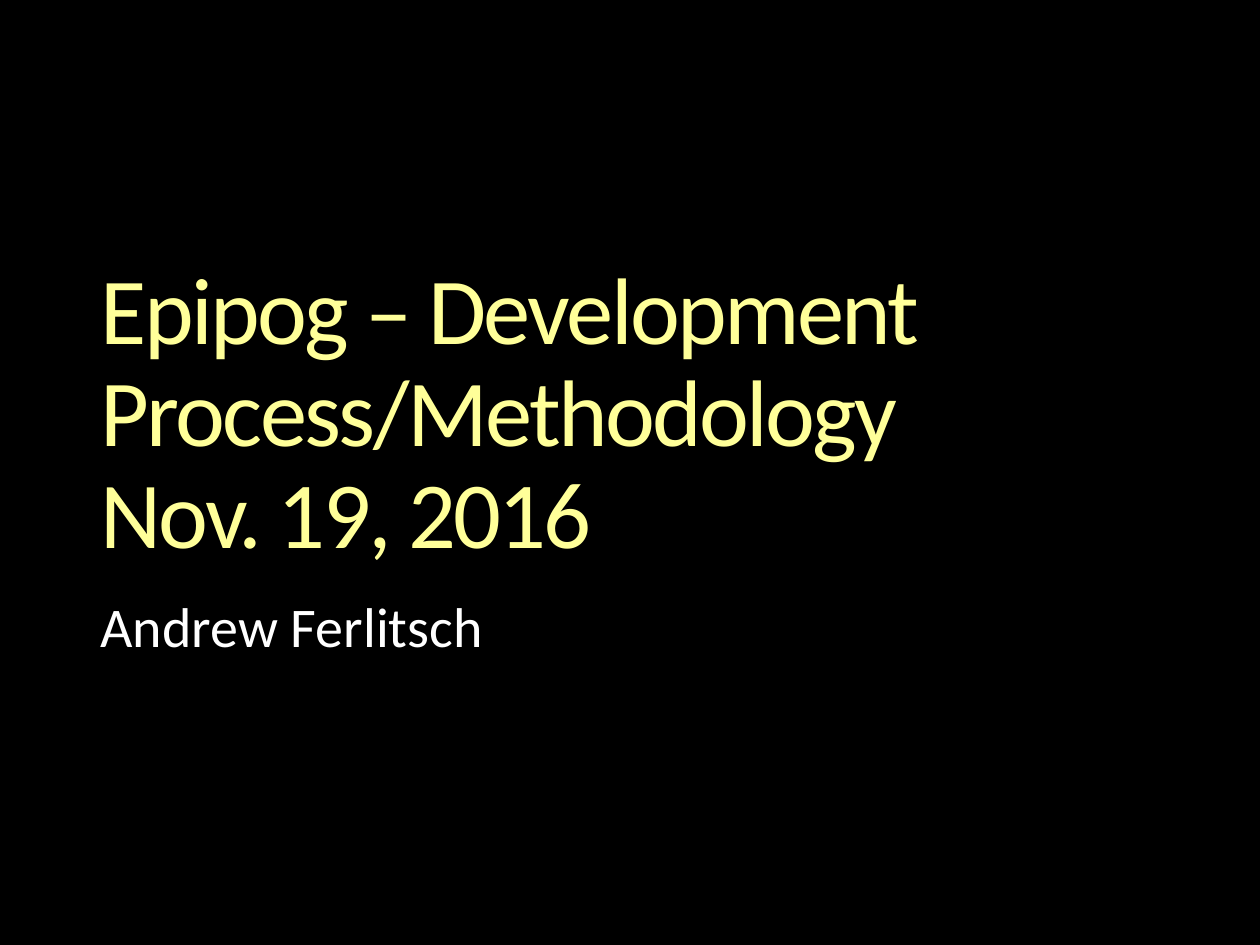
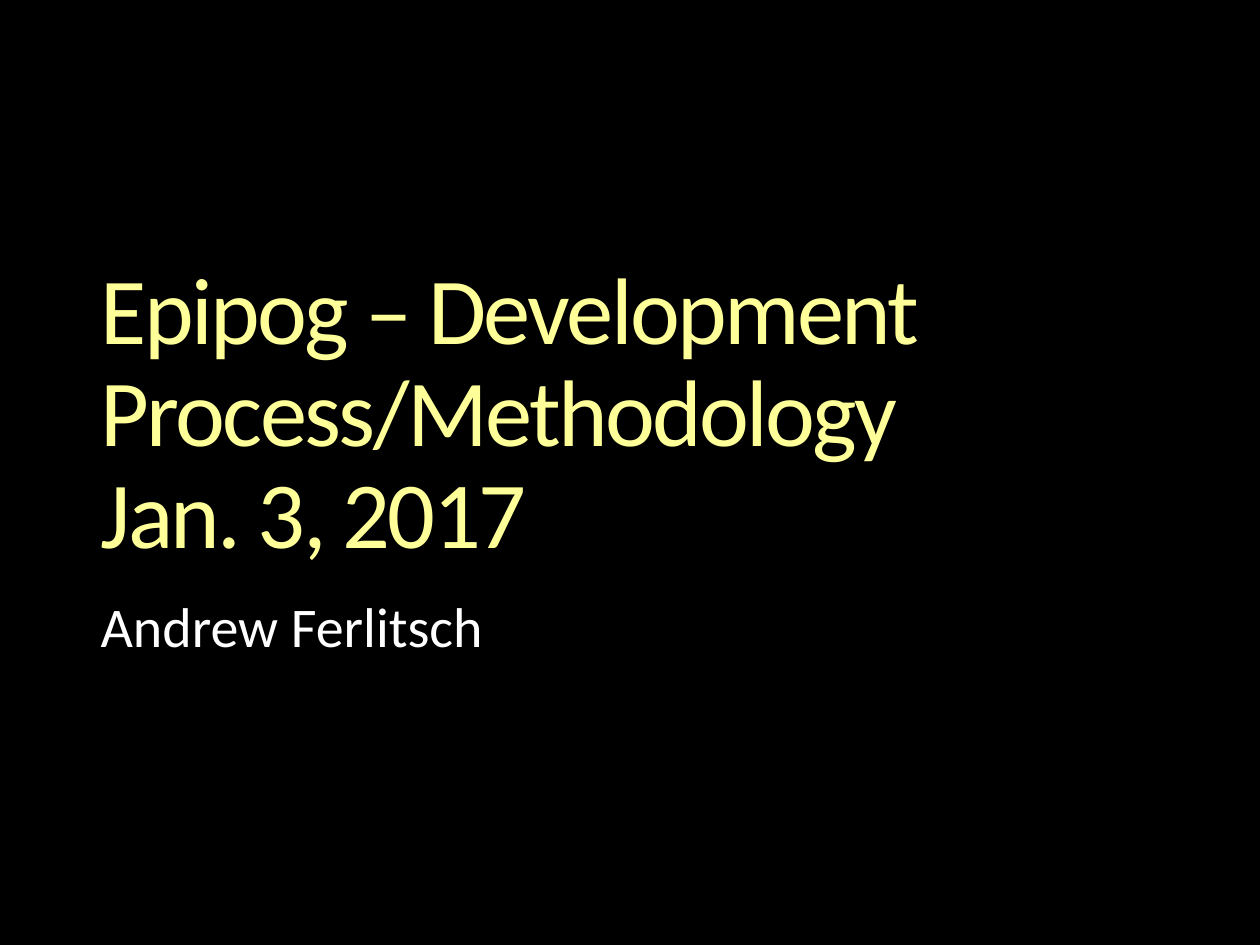
Before and after one commit to andrewferlitsch/epipog-nosql, a slide deck: slide 1 of sprints/Methodology.pptx. Drawn at 1260x945 pixels with LibreOffice and Linux fonts; fonts in the diff are those of the drawing; background and template pictures are left out. Boxes give left, top, right and bottom in pixels: in the first picture for what was removed or moved away, otherwise in the second. Text is boxed around its words. In the diff, an @@ line names an element or a change of style, - is before the commit and + after.

```diff
--- a/sprints/Methodology.pptx
+++ b/sprints/Methodology.pptx
@@ title at (101,278,919,560): text changed @@
-Epipog – Development Process/Methodology
-Nov. 19, 2016
+Epipog – Development Process/Methodology
+Jan. 3, 2017
```
Also in this commit, not shown: 2 other files.
